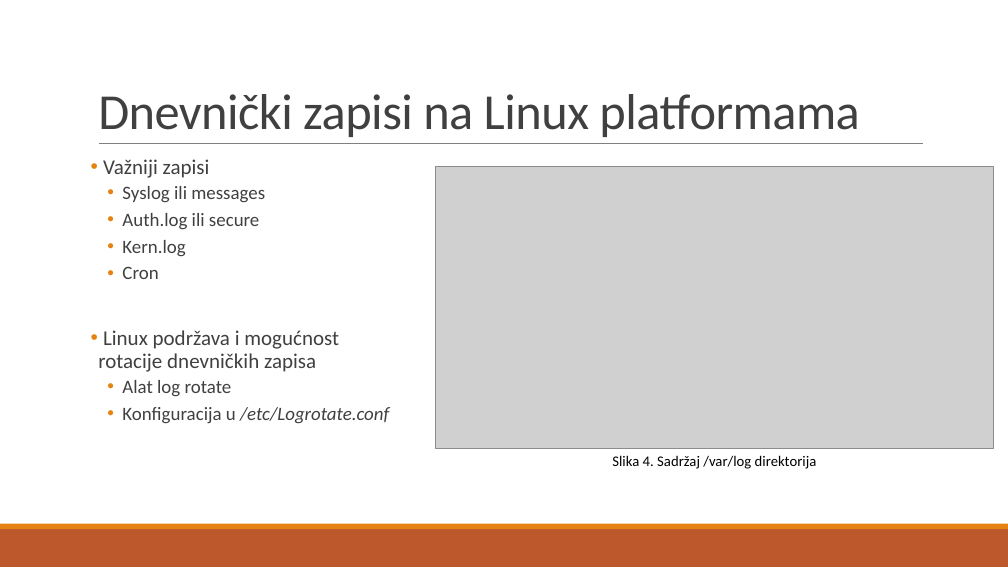
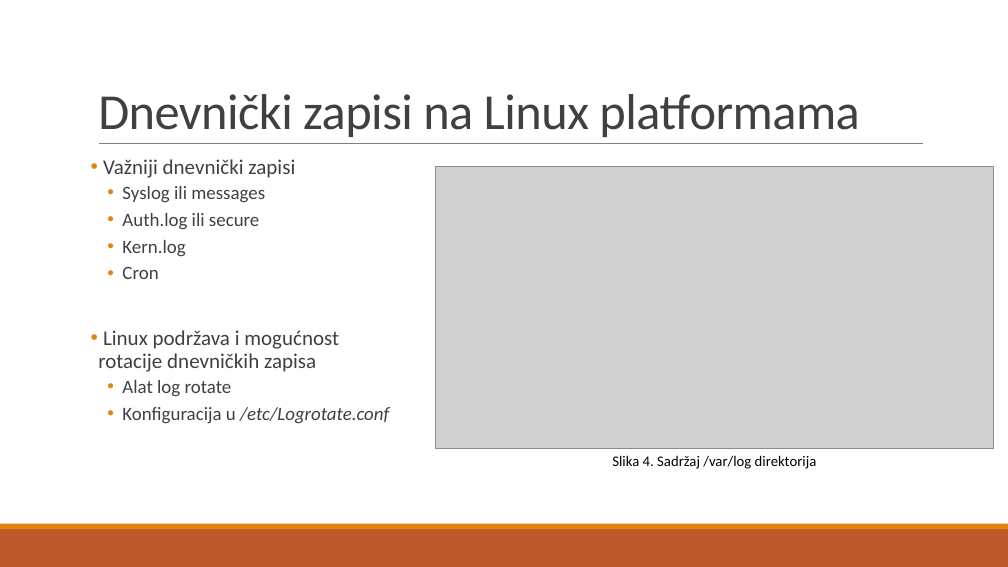
Before and after one commit to vhrvoje2/Zavrsni-rad, a slide deck: slide 10 of Prezentacija.pptx. Drawn at 1008x567 pixels with LibreOffice and Linux fonts; fonts in the diff are those of the drawing; grey boxes stand for pictures. Boxes give left, top, right and bottom in pixels: in the first picture for what was removed or moved away, otherwise in the second. Text is boxed around its words. In the diff, an @@ line names an element or a change of style, - is before the commit and + after.

```diff
--- a/Prezentacija.pptx
+++ b/Prezentacija.pptx
@@ text at (103,159,295,178): text changed @@
-• Važniji zapisi
+• Važniji dnevnički zapisi
```
Also in this commit, not shown: 2 other slides changed.
